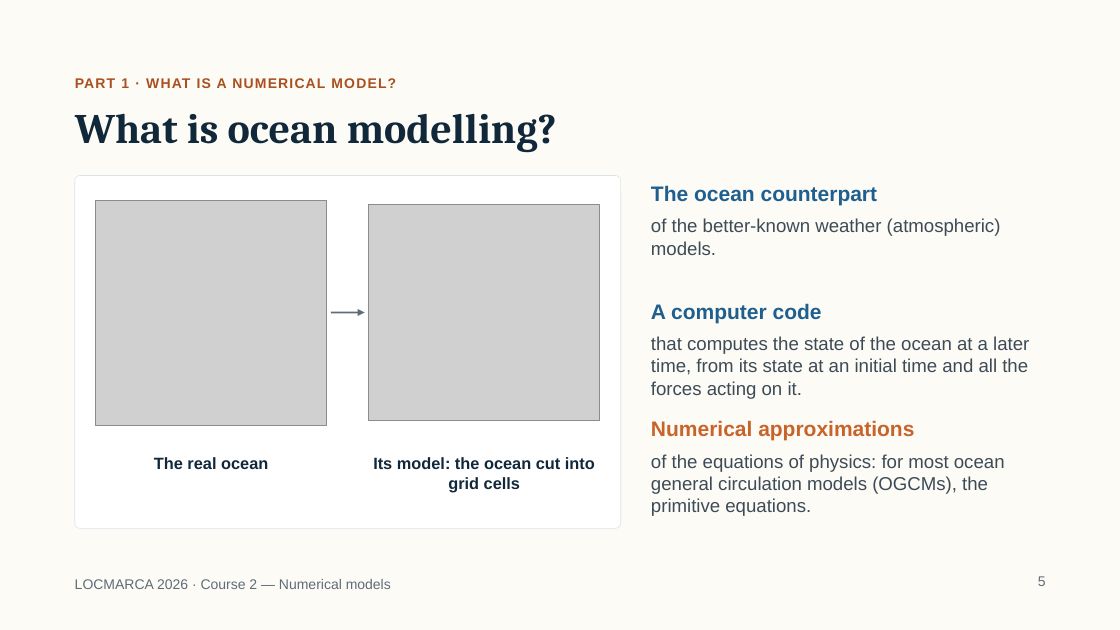
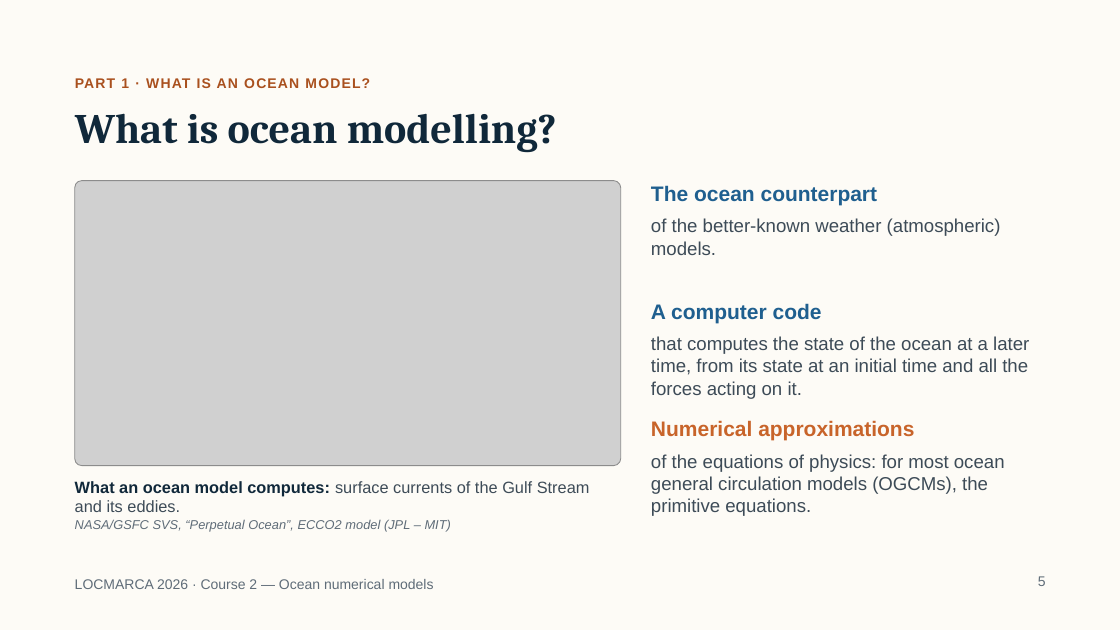
Before and after one commit to gcambon/script-locmarca, a slide deck: slide 5 of Courses/02_course_numerical_models.pptx. Drawn at 1120x630 pixels with LibreOffice and Linux fonts; fonts in the diff are those of the drawing; grey boxes stand for pictures. Boxes give left, top, right and bottom in pixels: in the first picture for what was removed or moved away, otherwise in the second. Text is boxed around its words. In the diff, an @@ line names an element or a change of style, - is before the commit and + after.

Commit message:
Update course ...

```diff
--- a/Courses/02_course_numerical_models.pptx
+++ b/Courses/02_course_numerical_models.pptx
@@ text at <box>75,78,370,88</box>: text changed @@
-PART 1 · WHAT IS A NUMERICAL MODEL?
+PART 1 · WHAT IS AN OCEAN MODEL?
@@ rounded rectangle removed at <box>75,176,621,528</box> @@
@@ picture added at <box>75,181,621,465</box> @@
@@ picture removed at <box>96,200,327,425</box> @@
@@ picture removed at <box>369,205,600,421</box> @@
@@ arrow removed from (331, 313) to (365, 313) @@
@@ text removed at <box>154,457,268,469</box> @@
-The real ocean
@@ text removed at <box>373,457,595,493</box> @@
-Its model: the ocean cut into grid cells
@@ text added at <box>75,481,590,532</box>, 14 pt, text #5F6C78 @@
+What an ocean model computes: surface currents of the Gulf Stream and its eddies.
+NASA/GSFC SVS, “Perpetual Ocean”, ECCO2 model (JPL – MIT)
@@ text at <box>75,579,434,589</box>: text changed @@
-LOCMARCA 2026 · Course 2 — Numerical models
+LOCMARCA 2026 · Course 2 — Ocean numerical models
```
Also in this commit, not shown: 28 other slides changed, 7 slides added, 1 slide removed, 5 other files.
